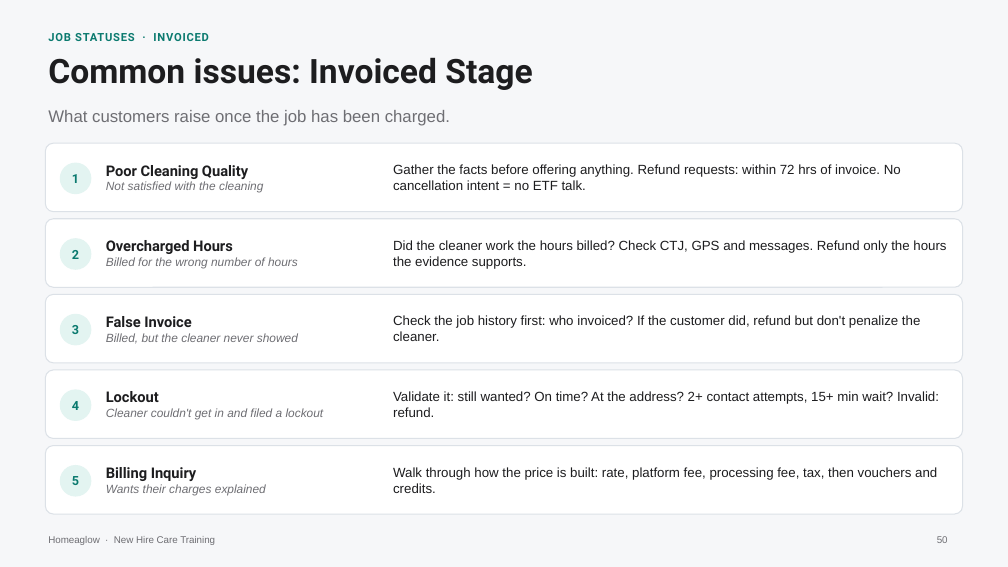
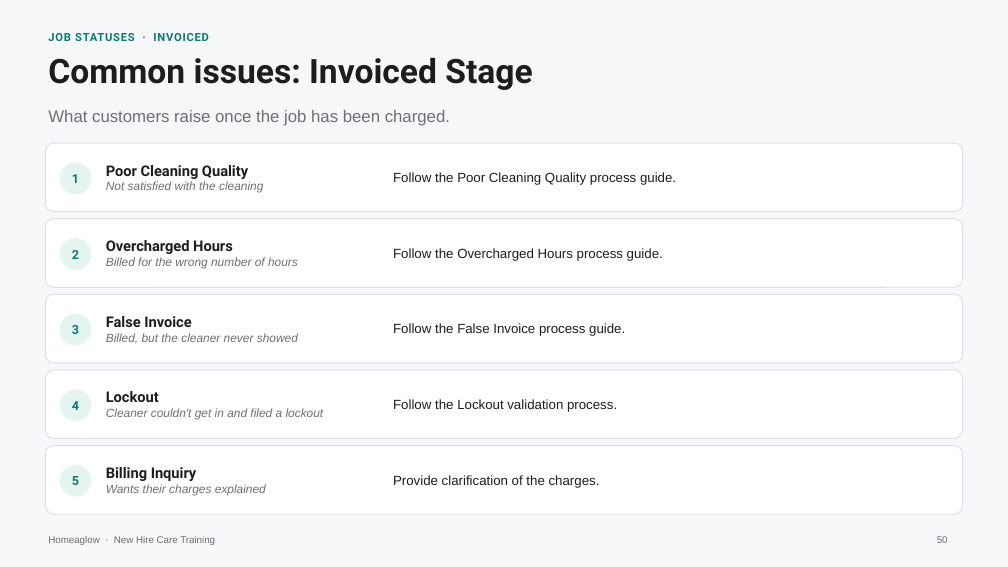
Before and after one commit to anjulimichelle/training, a slide deck: slide 50 of cleaner-foundations/cleaner-foundations-cp-crm.pptx. Drawn at 1008x567 pixels with LibreOffice and Linux fonts; fonts in the diff are those of the drawing. Boxes give left, top, right and bottom in pixels: in the first picture for what was removed or moved away, otherwise in the second. Text is boxed around its words. In the diff, an @@ line names an element or a change of style, - is before the commit and + after.

```diff
--- a/cleaner-foundations/cleaner-foundations-cp-crm.pptx
+++ b/cleaner-foundations/cleaner-foundations-cp-crm.pptx
@@ text at bbox=[393, 172, 676, 185]: text changed @@
-Gather the facts before offering anything. Refund requests: within 72 hrs of invoice. No cancellation intent = no ETF talk.
+Follow the Poor Cleaning Quality process guide.
@@ text at bbox=[393, 248, 663, 261]: text changed @@
-Did the cleaner work the hours billed? Check CTJ, GPS and messages. Refund only the hours the evidence supports.
+Follow the Overcharged Hours process guide.
@@ text at bbox=[393, 323, 625, 336]: text changed @@
-Check the job history first: who invoiced? If the customer did, refund but don't penalize the cleaner.
+Follow the False Invoice process guide.
@@ text at bbox=[393, 399, 617, 412]: text changed @@
-Validate it: still wanted? On time? At the address? 2+ contact attempts, 15+ min wait? Invalid: refund.
+Follow the Lockout validation process.
@@ text at bbox=[393, 475, 600, 488]: text changed @@
-Walk through how the price is built: rate, platform fee, processing fee, tax, then vouchers and credits.
+Provide clarification of the charges.
```
Also in this commit, not shown: 1 other file.
